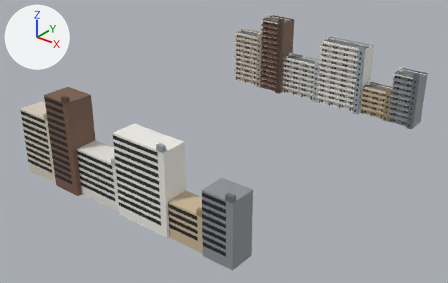
Two versions of the glTF model public/models/buildings/manshon.glb, one commit apart.
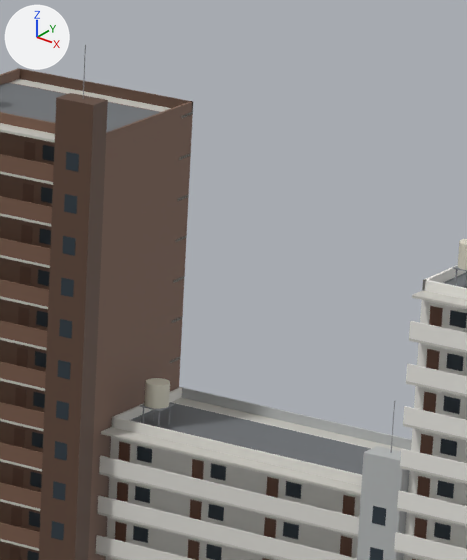
The first picture shows the older version from a 50 mm camera at (222.2, -298.8, 133.9) aimed at (57.0, -92.4, 5.9). The close-ups show the older and then the newer version on the part from 61% to 73% of the width and 3% to 26% of the height of that picture. Only the edits that show in the close-ups are written down. Arrows for +X, +Y and +Z are at upper left; the lights stay in place. Where no turn or scale is listed for an object, it has been applied to the vertices. Vertices at exactly the same position are counted once.

Objects in the first close-up: 'manshon_b_body', 'manshon_c_body', 'manshon_d_body'.
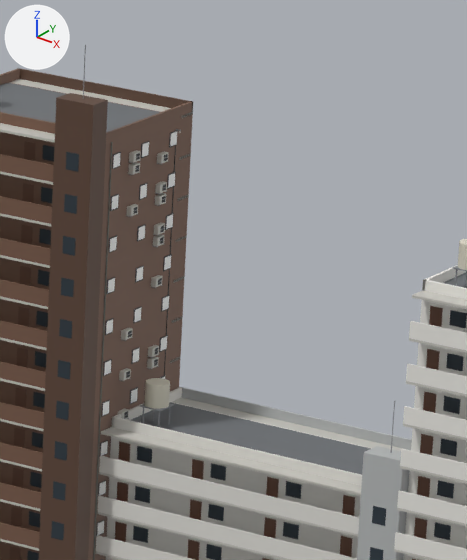
The change, as a diff of the scene's bpy script:
```diff
--- a/public/models/buildings/manshon.glb.py
+++ b/public/models/buildings/manshon.glb.py
@@ mat_light @@
+mat_light = bpy.data.materials.new('light')
+# nodes: BsdfPrincipled, Mix, OutputMaterial, VertexColor
+# colours: white #fffaf3, mixed with the vertex colours
@@ me_manshon_b_body @@
 # used by ob_manshon_b_body; location = (27.4, 0.0, 0.0)
-me_manshon_b_body.from_pydata(...)  # 2629 vertices, 4020 faces; spans x -7.4..7.2, y -12.4..1.3, z 0.0..47.7
+me_manshon_b_body.from_pydata(...)  # 5236 vertices, 7932 faces; spans x -7.7..7.7, y -12.4..1.3, z 0.0..47.7
+# me_manshon_b_body part 1: 1390 vertices added at x 7.2..7.7, y -10.1..-1.8, z 0.0..41.1
+# other edits to the shape of me_manshon_b_body do not show in these pictures
 me_manshon_b_body.materials.append(mat_paint)
@@ me_manshon_b_body @@
 me_manshon_b_body.materials.append(mat_window)
+me_manshon_b_body.materials.append(mat_light)
```

Pixel boxes [x1, y1, x2, y2] of what changed, in the close-ups (467 x 560 px):
part 1 of me_manshon_b_body, added: after [93, 129, 181, 560]
